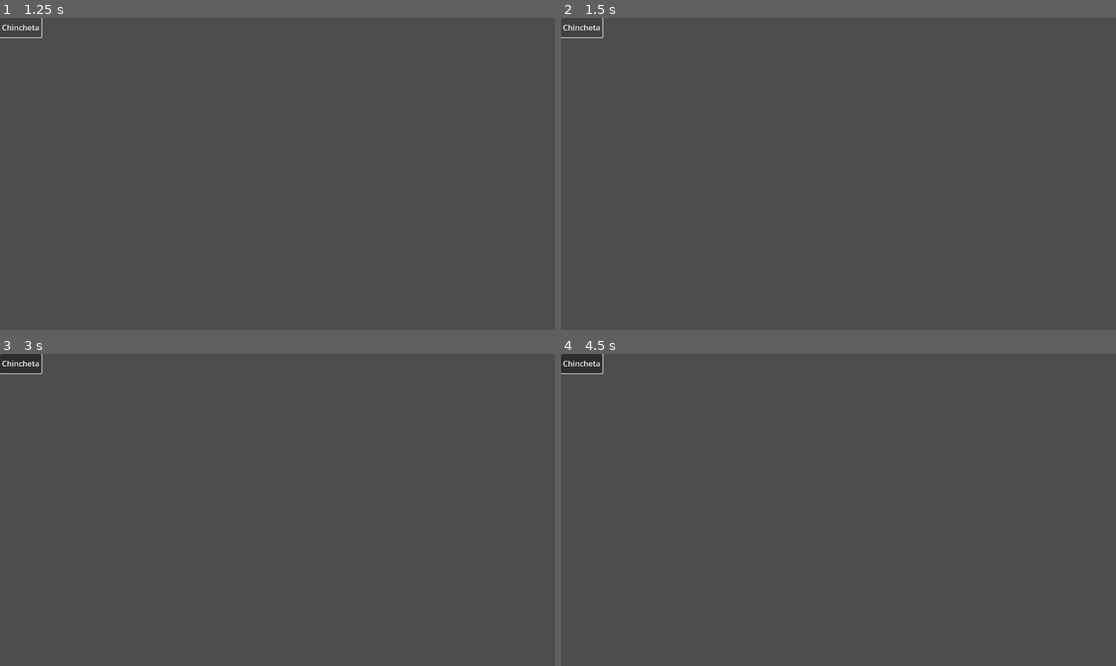
Above: before the commit, frames 1-4 (two rows, left to right).
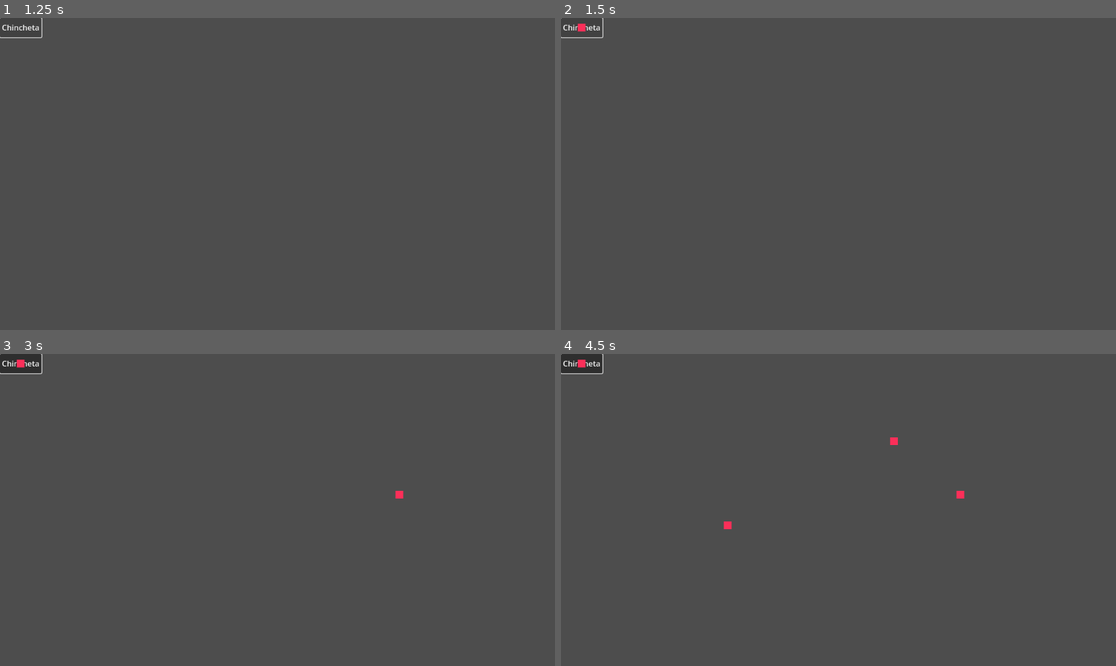
Above: after the commit, the same moments.

Repository: DiegoRutolo/Anodino
Game: Godot game, scene res://main/main.tscn
Two runs of this game, one before a commit and one after it. Both use one fixed random seed, a clock stepped at 60 frames per second and the inputs below.
Inputs (mouse positions are in pixels of both pictures, inside the frame that each line leads up to):
- Up to frame 1 (1.25 s): click "Chincheta" at 0.5 s
- Up to frame 2 (1.5 s): click "Chincheta" at 1.25 s
- Up to frame 3 (3 s): click "Chincheta" at 2 s; tap Enter at 2.75 s; move the mouse to (399, 494) at 2.77 s; click (399, 494) at 2.85 s
- Up to frame 4 (4.5 s): tap Space at 3.5 s; move the mouse to (727, 525) at 3.52 s; click (727, 525) at 3.6 s; tap Enter at 4.25 s; move the mouse to (894, 441) at 4.27 s; click (894, 441) at 4.35 s

Frame 1 is identical in both runs. In frame 2, less than 0.1% of the frame differs, in the area x 3-5%, y 1-5%; in frame 3, less than 0.1%; in frame 4, 0.2%, in the area x 3-73%, y 1-57%.

Commit message:
Boton para añadir chinchetas

Diff:
--- /dev/null
+++ b/componentes/logica/acciones.gd
@@ -0,0 +1,25 @@
+extends Node
+
+signal add_forma(forma: PackedScene, pos: Vector2)
+
+enum Estado {
+	ESPERA, # Esperando a que el usuario inicie alguna accion
+	ADD_FORMA # Añadiendo una forma. Debemos esperar a que el usuario haga click en un sitio.
+}
+
+var estado_actual: Estado = Estado.ESPERA
+var forma_pend: PackedScene
+
+func _process(_delta: float) -> void:
+	if estado_actual == Estado.ADD_FORMA:
+		if Input.is_action_just_pressed("click"):
+			add_forma_end(forma_pend, get_viewport().get_mouse_position())
+
+func add_forma_start(forma: PackedScene) -> void:
+	estado_actual = Estado.ADD_FORMA
+	forma_pend = forma
+
+func add_forma_end(forma: PackedScene, pos: Vector2) -> void:
+	add_forma.emit(forma, pos)
+	estado_actual = Estado.ESPERA
+	forma_pend = null
--- a/main/main.gd
+++ b/main/main.gd
@@ -1,9 +1,9 @@
 extends Node
 
+func _ready() -> void:
+	Acciones.add_forma.connect(_on_add_forma)
 
-func crear_forma(path: String, pos: Vector2) -> void:
-	var c: Resource = load(path)
-
-
-func _on_caja_herramientas_crear_forma(path: String, pos: Vector2) -> void:
-	crear_forma(path, pos)
+func _on_add_forma(forma_scn: PackedScene, pos: Vector2) -> void:
+	var forma: Forma = forma_scn.instantiate() as Forma
+	forma.position = pos
+	%Escritorio.add_child(forma)
--- a/main/main.tscn
+++ b/main/main.tscn
@@ -10,5 +10,3 @@
 
 [node name="Escritorio" type="Node2D" parent="."]
 unique_name_in_owner = true
-
-[connection signal="crear_forma" from="CajaHerramientas" to="." method="_on_caja_herramientas_crear_forma"]
--- a/project.godot
+++ b/project.godot
@@ -15,6 +15,10 @@
 config/features=PackedStringArray("4.2", "Forward Plus")
 config/icon="res://icon.svg"
 
+[autoload]
+
+Acciones="*res://componentes/logica/acciones.gd"
+
 [debug]
 
 gdscript/warnings/untyped_declaration=2
--- a/ui/CajaHerramientas.gd
+++ b/ui/CajaHerramientas.gd
@@ -1,24 +1,7 @@
 extends Control
 
-## Señal para crear una forma nueva
-signal crear_forma(path: String, pos: Vector2)
 
-## Estado
-enum Estado {NADA, CREAR_FORMA}
-var estado: Estado = Estado.NADA
-
-
-func  _process(_delta: float) -> void:
-	if estado == Estado.CREAR_FORMA:
-		if Input.is_action_just_pressed("click"):
-			crear_chincheta(get_global_mouse_position())
-			estado = Estado.NADA
-			Input.set_default_cursor_shape(Input.CURSOR_ARROW)
-
-
-func _on_add_chincheta_pressed() -> void:
-	estado = Estado.CREAR_FORMA
-	Input.set_default_cursor_shape(Input.CURSOR_POINTING_HAND)
-
-func crear_chincheta(pos: Vector2) -> void:
-	crear_forma.emit("res://componentes/chincheta.tscn", pos)
+func _on_btn_chincheta_pressed() -> void:
+	var btn: BtnAdd = %BtnChincheta as BtnAdd
+	var forma: PackedScene = btn.forma
+	Acciones.add_forma_start(forma)
--- a/ui/btn/BtnAdd.gd
+++ b/ui/btn/BtnAdd.gd
@@ -1,14 +1,4 @@
 class_name BtnAdd
 extends Button
 
-signal add_forma(forma: Forma)
-
-
-# Called when the node enters the scene tree for the first time.
-func _ready() -> void:
-	pass # Replace with function body.
-
-
-# Called every frame. 'delta' is the elapsed time since the previous frame.
-func _process(delta: float) -> void:
-	pass
+@export var forma: PackedScene
--- a/ui/caja_herramientas.tscn
+++ b/ui/caja_herramientas.tscn
@@ -1,6 +1,8 @@
-[gd_scene load_steps=2 format=3 uid="uid://b3ama8wwf3iso"]
+[gd_scene load_steps=4 format=3 uid="uid://b3ama8wwf3iso"]
 
 [ext_resource type="Script" path="res://ui/CajaHerramientas.gd" id="1_fqh8t"]
+[ext_resource type="PackedScene" uid="uid://drkvgiusrvc4l" path="res://ui/btn/BtnAdd.tscn" id="2_nsvnm"]
+[ext_resource type="PackedScene" uid="uid://75h3rwxhhsld" path="res://componentes/chincheta.tscn" id="3_njjpt"]
 
 [node name="CajaHerramientas" type="Control"]
 layout_mode = 3
@@ -9,6 +11,7 @@
 anchor_bottom = 1.0
 grow_horizontal = 2
 grow_vertical = 2
+size_flags_horizontal = 0
 script = ExtResource("1_fqh8t")
 
 [node name="HBoxContainer" type="HBoxContainer" parent="."]
@@ -16,8 +19,10 @@
 offset_right = 40.0
 offset_bottom = 40.0
 
-[node name="AddChincheta" type="Button" parent="HBoxContainer"]
+[node name="BtnChincheta" parent="HBoxContainer" instance=ExtResource("2_nsvnm")]
+unique_name_in_owner = true
 layout_mode = 2
 text = "Chincheta"
+forma = ExtResource("3_njjpt")
 
-[connection signal="pressed" from="HBoxContainer/AddChincheta" to="." method="_on_add_chincheta_pressed"]
+[connection signal="pressed" from="HBoxContainer/BtnChincheta" to="." method="_on_btn_chincheta_pressed"]
